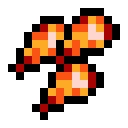
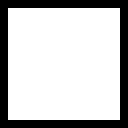
Revision of a layered 128px x 128px image; what changed, layer by layer:
added group "UI" with 2 layers above "Spells" over [0, 0, 128, 128]
added group "Bar" with 1 layers in group "UI" over [0, 0, 128, 128]
added layer "Layer 19" in group "Bar" over [0, 0, 128, 128]
hid group "Spells" (40 layers) over [0, 0, 120, 120]
